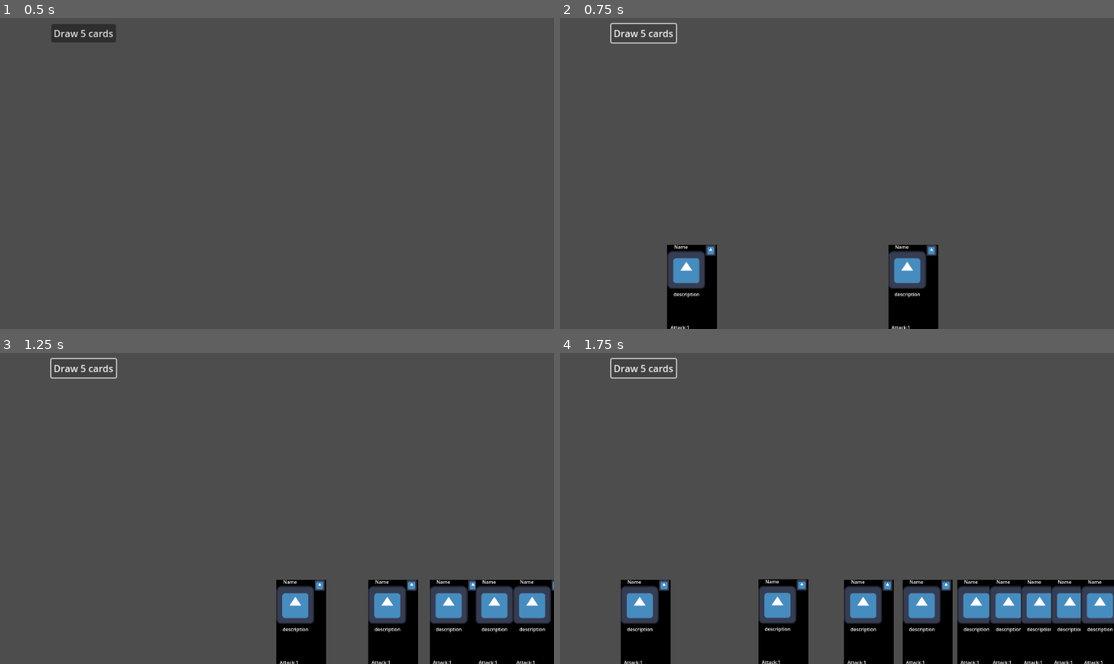
Above: before the commit, frames 1-4 (two rows, left to right).
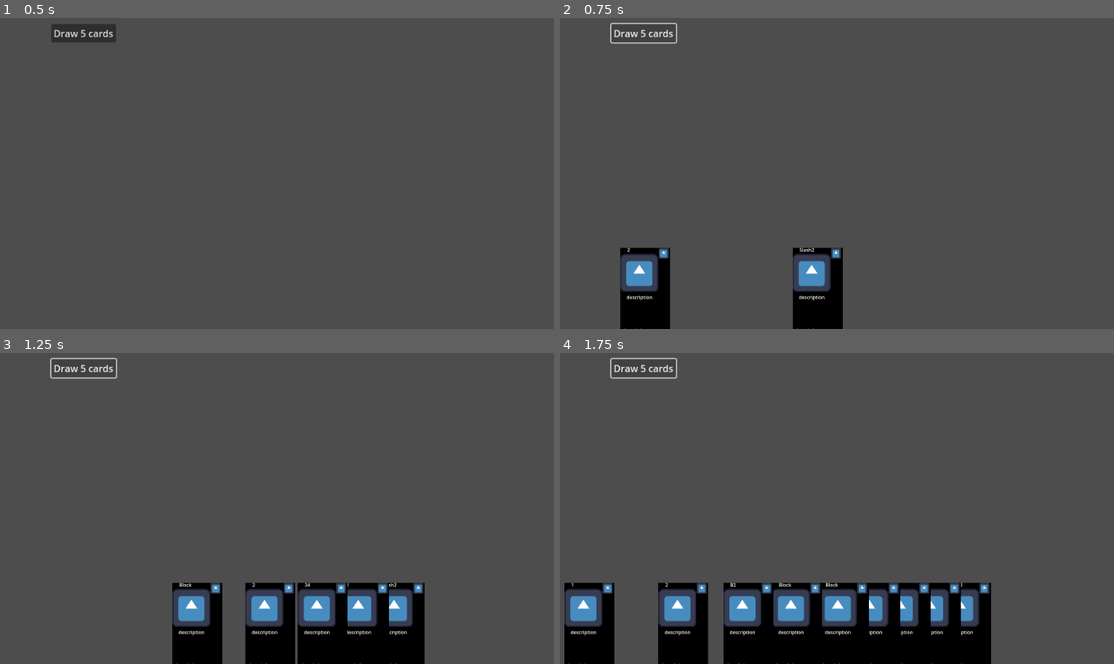
Above: after the commit, the same moments.

Repository: Bradondev/BossRushJam
Game: Godot game, scene res://Code/PlayerAssets/PlayersDeck.tscn
Two runs of this game, one before a commit and one after it. Both use one fixed random seed, a clock stepped at 60 frames per second and the inputs below. The project has no main scene, so this scene is started directly. The engine's default icon, where the game draws it, is replaced by a stand-in: a white triangle on a blue panel in a dark square.
Inputs:
- Up to frame 1 (0.5 s): no input
- Up to frame 2 (0.75 s): click "Draw 5 cards" at 0.5 s
- Up to frame 3 (1.25 s): no input
- Up to frame 4 (1.75 s): click "Draw 5 cards" at 1.25 s

Frame 1 is identical in both runs. In frame 2, 8.0% of the frame differs, in the area x 10-69%, y 72-100%; in frame 3, 13%; in frame 4, 18%, in the area x 0-100%, y 72-100%.

Commit message:
Fixed bugs , Started adding the combo Manager

Diff:
--- /dev/null
+++ b/Code/Attacks/AttackBaseCard.gd
@@ -0,0 +1,13 @@
+extends CardAttacks
+
+
+# Called when the node enters the scene tree for the first time.
+
+
+# Called every frame. 'delta' is the elapsed time since the previous frame.
+func _process(delta):
+	pass
+
+
+func  OnUse():
+	print("got used")
--- /dev/null
+++ b/Code/Attacks/AttackBaseCard.tscn
@@ -0,0 +1,13 @@
+[gd_scene load_steps=3 format=3 uid="uid://b8cy45nglsunw"]
+
+[ext_resource type="PackedScene" uid="uid://byrkjggsh3t04" path="res://Code/Attacks/Cardbase.tscn" id="1_ilko6"]
+[ext_resource type="Script" path="res://Code/Attacks/AttackBaseCard.gd" id="2_tnc71"]
+
+[node name="Cardbase" instance=ExtResource("1_ilko6")]
+script = ExtResource("2_tnc71")
+Name = "Slash2"
+AttackDamage = 1
+Type = "Light"
+
+[node name="Name" parent="." index="1"]
+text = "Slash"
--- a/Code/Attacks/Cards.gd
+++ b/Code/Attacks/Cards.gd
@@ -1,30 +1,40 @@
 class_name  CardAttacks extends Node2D
 
 @export var Name :String
-@export var Type: String
 @export var AttackDamage :int
 @export var SecondType: String
 @export var SecondAttackDamage :int
 @export var description : String
 
+@export_enum("Fire", "Light", "Air", "Dark","Water","Earth") var Type: String
+
+
 signal  OnClick
+
+signal ChangeCombo
+
+
 var Up = false
 var hasMoved = false
 var Down = false
 var NewPositon
-
 var NextDrawPosition
 var Drawing = false
 var OldPositon
+
+
+@onready var LabelName = $Name
+
+
 # Called when the node enters the scene tree for the first time.
 func _ready():
-	pass
-
+	LabelName.text = Name
+	print("Name Set: "+ Name )
 func _physics_process(delta):
 	if Up == true:
 		self.global_position.y = lerp(self.global_position.y,  NewPositon,.1 )
 	if  Down == true and hasMoved :
-		self.global_position.y = lerp(self.global_position.y, NewPositon +100 ,.1 )
+		self.global_position.y = lerp(self.global_position.y, NewPositon +50 ,.1 )
 	if Drawing == true:
 		self.global_position.x = lerp(self.global_position.x, NextDrawPosition ,.1 )
 
@@ -43,11 +53,14 @@
 	if event is InputEventMouseButton:
 		if event.button_index == MOUSE_BUTTON_LEFT and event.pressed:
 			emit_signal("OnClick",self)
+			emit_signal("ChangeCombo", Type)
 			visible = false
+			OnUse()
+			queue_free()
 
 
 func _on_hold_timer_timeout():
-	NewPositon =  self.global_position.y -100
+	NewPositon =  self.global_position.y -50
 	Up = true
 	hasMoved= true
 	Down = false
--- /dev/null
+++ b/Code/PlayerAssets/ComboManager.gd
@@ -0,0 +1,37 @@
+extends Node2D
+
+var WeaknessList = ["Dark", "Water","Fire"]
+var RepeatWeaken =""
+var ComboAmount =0
+var MaxCombo = 10
+
+
+
+
+
+func _ready():
+	CheckWeakness($"../CardHolder/Cardbase7")
+
+
+
+func CheckWeakness(NewCard):
+	var WeaknessCounter = 0
+	for Weakness in WeaknessList:
+		if Weakness == NewCard.Type:
+			RepeatWeaken =NewCard.Type
+			AddToCombo(1)
+			print("Add to combo!")
+			return
+		else:
+			WeaknessCounter += 1
+	if WeaknessCounter >= WeaknessList.size():
+			BreakCombo()
+
+
+func  AddToCombo(Amount):
+	ComboAmount += Amount
+	if ComboAmount > 10:
+		ComboAmount = 10
+func BreakCombo():
+	ComboAmount = 0
+	print("combo broken")
--- a/Code/PlayerAssets/PlayersDeck.gd
+++ b/Code/PlayerAssets/PlayersDeck.gd
@@ -30,25 +30,24 @@
 		if CurrentCardCycleIndex < 0:
 			print("reset")
 			CurrentCardCycleIndex = CurrentCardsCycle.size() -1
-		if Cards.size() -1 < DrawAmount:
-			NextCard = CurrentCardsCycle[CurrentCardCycleIndex]
-			var Newcard = NextCard.duplicate()
-			Newcard.global_position = $DeckArea.global_position
-			Newcard.visible = true
-			$CardHolder.add_child(Newcard)
-			emit_signal("OnDraw", Newcard)
-			DrawCounters()
-			AmountOfCards-= 1
-			await get_tree().create_timer(.10).timeout
+		#if Cards.size() -1 < DrawAmount:
+		NextCard = CurrentCardsCycle[CurrentCardCycleIndex]
+		var Newcard = NextCard.duplicate()
+		Newcard.global_position = $DeckArea.global_position
+		Newcard.visible = true
+		$CardsInHandHolder.add_child(Newcard)
+		emit_signal("OnDraw", Newcard)
+		DrawCounters()
+		AmountOfCards-= 1
+		await get_tree().create_timer(.10).timeout
 
-
-		else:
-			NextCard = CurrentCardsCycle[CurrentCardCycleIndex]
-			CurrentCardCycleIndex -=1
-			AmountOfCards-= 1
-			emit_signal("OnDraw", NextCard)
-			DrawAmount += 1
-			await get_tree().create_timer(.10).timeout
+		#else:
+			#NextCard = CurrentCardsCycle[CurrentCardCycleIndex]
+			#CurrentCardCycleIndex -=1
+			#AmountOfCards-= 1
+			#emit_signal("OnDraw", NextCard)
+			#DrawAmount += 1
+			#await get_tree().create_timer(.10).timeout
 
 func _on_button_pressed():
 
--- a/Code/PlayerAssets/PlayersDeck.tscn
+++ b/Code/PlayerAssets/PlayersDeck.tscn
@@ -1,8 +1,10 @@
-[gd_scene load_steps=4 format=3 uid="uid://br5brytqnyr30"]
+[gd_scene load_steps=6 format=3 uid="uid://br5brytqnyr30"]
 
 [ext_resource type="Script" path="res://Code/PlayerAssets/PlayersDeck.gd" id="1_j7q8m"]
 [ext_resource type="PackedScene" uid="uid://byrkjggsh3t04" path="res://Code/Attacks/Cardbase.tscn" id="2_5g1pr"]
+[ext_resource type="PackedScene" uid="uid://b8cy45nglsunw" path="res://Code/Attacks/AttackBaseCard.tscn" id="2_asa6g"]
 [ext_resource type="Script" path="res://Code/PlayerAssets/CardMover.gd" id="3_u4ehx"]
+[ext_resource type="Script" path="res://Code/PlayerAssets/ComboManager.gd" id="5_s4ahh"]
 
 [node name="PlayersDeck" type="Node2D"]
 script = ExtResource("1_j7q8m")
@@ -13,15 +15,15 @@
 
 [node name="Cardbase" parent="CardHolder" instance=ExtResource("2_5g1pr")]
 position = Vector2(0, 6)
-Name = "Attack1"
+Name = "1"
 
 [node name="Cardbase2" parent="CardHolder" instance=ExtResource("2_5g1pr")]
 position = Vector2(0, 7)
-Name = "Block2"
+Name = "2"
 
 [node name="Cardbase3" parent="CardHolder" instance=ExtResource("2_5g1pr")]
 position = Vector2(0, 7)
-Name = "Block"
+Name = "B2"
 
 [node name="Cardbase4" parent="CardHolder" instance=ExtResource("2_5g1pr")]
 position = Vector2(0, 7)
@@ -38,45 +40,53 @@
 [node name="Cardbase7" parent="CardHolder" instance=ExtResource("2_5g1pr")]
 position = Vector2(0, 7)
 Name = "34"
+Type = "Air"
 
 [node name="Cardbase8" parent="CardHolder" instance=ExtResource("2_5g1pr")]
 position = Vector2(0, 7)
 Name = "2"
 
-[node name="CardsInPlay" type="Node2D" parent="."]
-position = Vector2(407, 244)
+[node name="Cardbase9" parent="CardHolder" instance=ExtResource("2_asa6g")]
+position = Vector2(0, 7)
+
+[node name="CardsInPlayPlace" type="Node2D" parent="."]
+position = Vector2(171, 255)
 scale = Vector2(0.5, 0.5)
 script = ExtResource("3_u4ehx")
 
-[node name="Card1" type="Marker2D" parent="CardsInPlay"]
+[node name="Card1" type="Marker2D" parent="CardsInPlayPlace"]
 position = Vector2(200, 512)
 
-[node name="Card2" type="Marker2D" parent="CardsInPlay"]
+[node name="Card2" type="Marker2D" parent="CardsInPlayPlace"]
 position = Vector2(300, 512)
 
-[node name="Card3" type="Marker2D" parent="CardsInPlay"]
+[node name="Card3" type="Marker2D" parent="CardsInPlayPlace"]
 position = Vector2(400, 512)
 
-[node name="Card4" type="Marker2D" parent="CardsInPlay"]
+[node name="Card4" type="Marker2D" parent="CardsInPlayPlace"]
 position = Vector2(500, 512)
 
-[node name="Card5" type="Marker2D" parent="CardsInPlay"]
+[node name="Card5" type="Marker2D" parent="CardsInPlayPlace"]
 position = Vector2(600, 512)
 
-[node name="Card6" type="Marker2D" parent="CardsInPlay"]
+[node name="Card6" type="Marker2D" parent="CardsInPlayPlace"]
 position = Vector2(700, 512)
 
-[node name="Card7" type="Marker2D" parent="CardsInPlay"]
+[node name="Card7" type="Marker2D" parent="CardsInPlayPlace"]
 position = Vector2(800, 512)
 
-[node name="Card8" type="Marker2D" parent="CardsInPlay"]
+[node name="Card8" type="Marker2D" parent="CardsInPlayPlace"]
 position = Vector2(900, 512)
 
-[node name="Card9" type="Marker2D" parent="CardsInPlay"]
+[node name="Card9" type="Marker2D" parent="CardsInPlayPlace"]
 position = Vector2(1000, 512)
 
-[node name="Card10" type="Marker2D" parent="CardsInPlay"]
+[node name="Card10" type="Marker2D" parent="CardsInPlayPlace"]
 position = Vector2(1100, 512)
+
+[node name="CardsInHandHolder" type="Node2D" parent="."]
+position = Vector2(-77, 398)
+scale = Vector2(0.5, 0.5)
 
 [node name="Button" type="Button" parent="."]
 offset_left = 133.0
@@ -86,10 +96,13 @@
 text = "Draw 5 cards"
 
 [node name="UseArea" type="Marker2D" parent="."]
-position = Vector2(479, 254)
+position = Vector2(469, 255)
 
 [node name="DeckArea" type="Marker2D" parent="."]
 position = Vector2(0, 7)
 
-[connection signal="OnDraw" from="." to="CardsInPlay" method="_on_players_deck_on_draw"]
+[node name="ComboManager" type="Node2D" parent="."]
+script = ExtResource("5_s4ahh")
+
+[connection signal="OnDraw" from="." to="CardsInPlayPlace" method="_on_players_deck_on_draw"]
 [connection signal="pressed" from="Button" to="." method="_on_button_pressed"]
